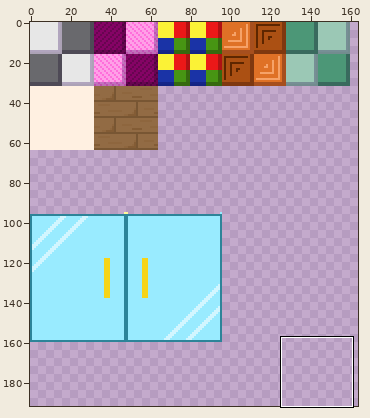
Two states of a sprite sheet, YoavProject/Assets/Background.png. Above: a wide view before the commit, with the close-up outlined.
Close-up. Before the commit:
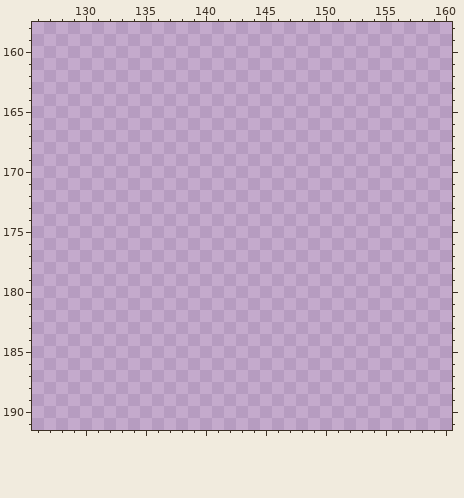
The file is 192x192 pixels. Colours within 5 levels of each other are drawn and written as one. Shown: x 126..160, y 158..191. The wide view leaves out empty margins. The commit also changed other parts of the picture, which this record leaves out.
And afterwards:
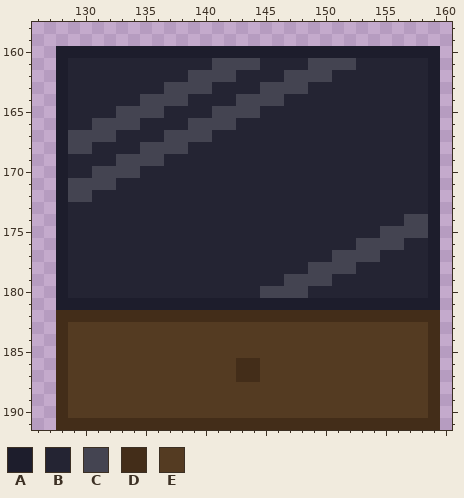
Palette (. is transparent): A #1d1d2c  B #242433  C #444451  D #432d19  E #543b22
Diff:
@@ x 126..160 @@
 159 ...................................
-160 ...................................
-161 ...................................
-162 ...................................
-163 ...................................
-164 ...................................
-165 ...................................
-166 ...................................
-167 ...................................
-168 ...................................
-169 ...................................
-170 ...................................
-171 ...................................
-172 ...................................
-173 ...................................
-174 ...................................
-175 ...................................
-176 ...................................
-177 ...................................
-178 ...................................
-179 ...................................
-180 ...................................
-181 ...................................
-182 ...................................
-183 ...................................
-184 ...................................
-185 ...................................
-186 ...................................
-187 ...................................
-188 ...................................
-189 ...................................
-190 ...................................
-191 ...................................
+160 ..AAAAAAAAAAAAAAAAAAAAAAAAAAAAAAAA.
+161 ..ABBBBBBBBBBBBCCCCBBBBCCCCBBBBBBA.
+162 ..ABBBBBBBBBBCCCCBBBBCCCCBBBBBBBBA.
+163 ..ABBBBBBBBCCCCBBBBCCCCBBBBBBBBBBA.
+164 ..ABBBBBBCCCCBBBBCCCCBBBBBBBBBBBBA.
+165 ..ABBBBCCCCBBBBCCCCBBBBBBBBBBBBBBA.
+166 ..ABBCCCCBBBBCCCCBBBBBBBBBBBBBBBBA.
+167 ..ACCCCBBBBCCCCBBBBBBBBBBBBBBBBBBA.
+168 ..ACCBBBBCCCCBBBBBBBBBBBBBBBBBBBBA.
+169 ..ABBBBCCCCBBBBBBBBBBBBBBBBBBBBBBA.
+170 ..ABBCCCCBBBBBBBBBBBBBBBBBBBBBBBBA.
+171 ..ACCCCBBBBBBBBBBBBBBBBBBBBBBBBBBA.
+172 ..ACCBBBBBBBBBBBBBBBBBBBBBBBBBBBBA.
+173 ..ABBBBBBBBBBBBBBBBBBBBBBBBBBBBBBA.
+174 ..ABBBBBBBBBBBBBBBBBBBBBBBBBBBBCCA.
+175 ..ABBBBBBBBBBBBBBBBBBBBBBBBBBCCCCA.
+176 ..ABBBBBBBBBBBBBBBBBBBBBBBBCCCCBBA.
+177 ..ABBBBBBBBBBBBBBBBBBBBBBCCCCBBBBA.
+178 ..ABBBBBBBBBBBBBBBBBBBBCCCCBBBBBBA.
+179 ..ABBBBBBBBBBBBBBBBBBCCCCBBBBBBBBA.
+180 ..ABBBBBBBBBBBBBBBBCCCCBBBBBBBBBBA.
+181 ..AAAAAAAAAAAAAAAAAAAAAAAAAAAAAAAA.
+182 ..DDDDDDDDDDDDDDDDDDDDDDDDDDDDDDDD.
+183 ..DEEEEEEEEEEEEEEEEEEEEEEEEEEEEEED.
+184 ..DEEEEEEEEEEEEEEEEEEEEEEEEEEEEEED.
+185 ..DEEEEEEEEEEEEEEEEEEEEEEEEEEEEEED.
+186 ..DEEEEEEEEEEEEEEDDEEEEEEEEEEEEEED.
+187 ..DEEEEEEEEEEEEEEDDEEEEEEEEEEEEEED.
+188 ..DEEEEEEEEEEEEEEEEEEEEEEEEEEEEEED.
+189 ..DEEEEEEEEEEEEEEEEEEEEEEEEEEEEEED.
+190 ..DEEEEEEEEEEEEEEEEEEEEEEEEEEEEEED.
+191 ..DDDDDDDDDDDDDDDDDDDDDDDDDDDDDDDD.
